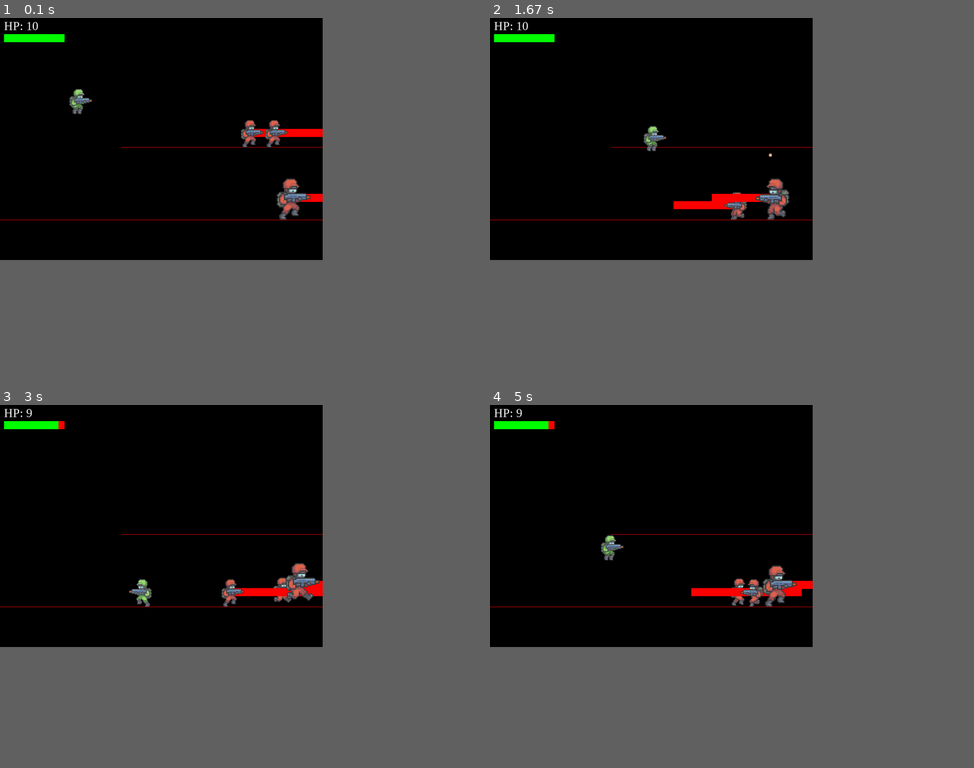
Above: before the commit, frames 1-4 (two rows, left to right).
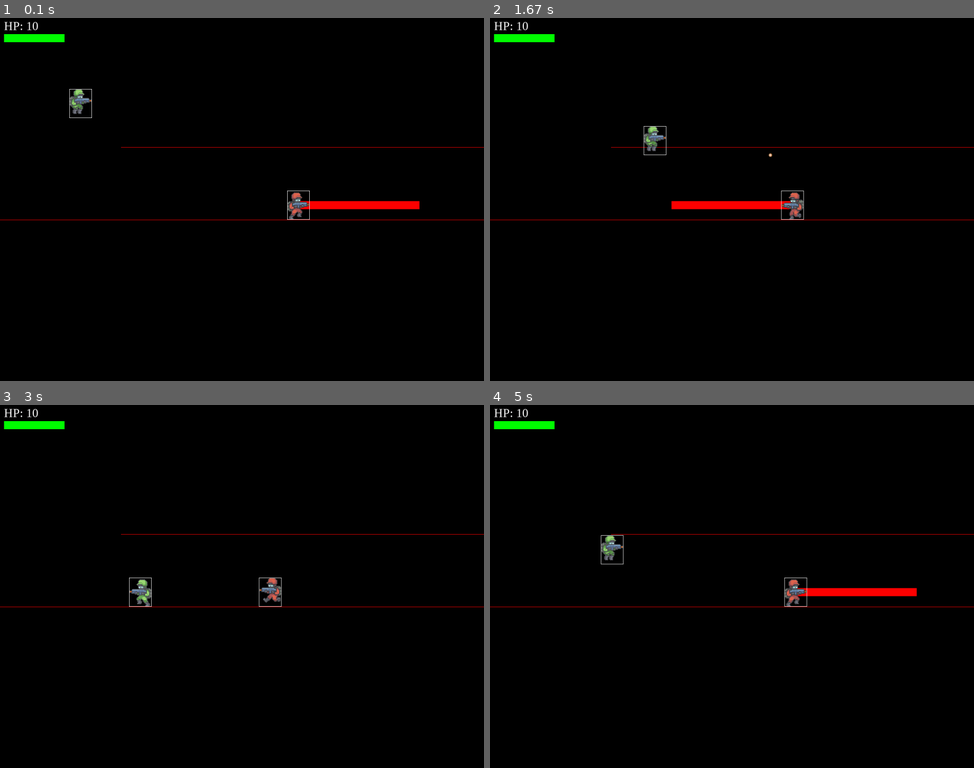
Above: after the commit, the same moments.

Repository: alfrooster/pygame-project
Game: pygame game, started from main.py
Two runs of this game, one before a commit and one after it. Both use one fixed random seed, a clock stepped at 60 frames per second and the inputs below.
Inputs (mouse positions are in pixels of both pictures, inside the frame that each line leads up to):
- Up to frame 1 (0.1 s): no input
- Up to frame 2 (1.67 s): click (732, 199) at 0.38 s; hold D 0.67-1.13 s; tap Space at 0.73, 1.03, 1.57 s; click (886, 188) at 1.22 s; hold W from 1.5 s (still down)
- Up to frame 3 (3 s): release W at 1.8 s; hold D 1.83-2.3 s; tap Space at 1.9, 2.2, 2.4, 2.7, 2.97 s; hold A 2.33-2.87 s; hold A from 2.9 s (still down)
- Up to frame 4 (5 s): tap Space at 3.27, 3.8, 4.1, 4.47, 4.77, 4.97 s; release A at 3.3 s; hold D 3.73-4.37 s; hold A 4.4-4.87 s; hold D from 4.9 s (still down)
The window is 600x450 before the commit and 900x675 after it. Grey fills any space a smaller window leaves; there, only what the larger window draws over its background counts as a difference.

The runs differ from the first frame. In frame 1, 1.8% of the frame differs, in the area x 14-100%, y 19-56%; in frame 2, 1.2%; in frame 3, 1.3%; in frame 4, 2.0%, in the area x 5-100%, y 1-56%.

Commit message:
melee attack

Diff:
--- a/main.py
+++ b/main.py
@@ -1,10 +1,11 @@
 import pygame
 import os
 import random
+import csv
 
 pygame.init()
 
-SCREEN_WIDTH = 800
+SCREEN_WIDTH = 1200
 SCREEN_HEIGHT = int(SCREEN_WIDTH * 0.75)
 
 screen = pygame.display.set_mode((SCREEN_WIDTH, SCREEN_HEIGHT))
@@ -20,6 +21,7 @@
 COLS = 150
 TILE_SIZE = SCREEN_HEIGHT // ROWS
 TILE_TYPES = 21
+level = 1
 
 #define player action variables
 moving_left = False
@@ -55,8 +57,6 @@
         self.char_type = char_type
         self.speed = speed
         self.shoot_cooldown = 0
-        self.vomit_cooldown = 0
-        self.melee_cooldown = 0
         self.health = health
         self.max_health = self.health
         self.direction = 1
@@ -70,9 +70,15 @@
         self.update_time = pygame.time.get_ticks()
         #ai specific variables
         self.move_counter = 0
-        self.vision = pygame.Rect(0, 0, 150, 20)
+        self.vision = pygame.Rect(0, 0, 300, 20)
+        if char_type == "big_monster":
+            self.punch = pygame.Rect(0, 0, 100, 70)
+        else:
+            self.punch = pygame.Rect(0, 0, 70, 70)
         self.idling = False
         self.idling_counter = 0
+        self.vomit_cooldown = 0
+        self.melee_cooldown = 0
 
         #load all images for the players
         animation_types = ['Idle', 'Run', 'Jump', 'Death', 'Attack']
@@ -151,13 +157,21 @@
             bullet_group.add(bullet)
 
     def vomit(self):
-        if self.vomit_cooldown == 0:
-            self.vomit_cooldown = 200
-            projectile = Projectile(self.rect.centerx + (0.6 * self.rect.size[0] * -self.direction), self.rect.centery - 5, self.direction)
-            projectile_group.add(projectile)
-            self.update_action(4)
-
-    #def melee(self):
+        self.vomit_cooldown = 200
+        projectile = Projectile(self.rect.centerx + (0.6 * self.rect.size[0] * self.direction), self.rect.centery - 5, self.direction)
+        projectile_group.add(projectile)
+        self.update_action(4)
+
+    def melee(self):
+        self.melee_cooldown = 100
+        pygame.draw.rect(screen, RED, self.punch)
+        #if player rect collides with punch rect, lower player health
+        if self.punch.colliderect(player.rect):
+            if player.alive:
+                if self.char_type == "big_monster":
+                    player.health -= 3
+                else:
+                    player.health -= 1
 
 
     def ai(self):
@@ -170,11 +184,33 @@
             #check if the ai is near the player
             if self.vision.colliderect(player.rect):
                 #stop running and face the player
-                self.update_action(4)#4: attack
                 if self.char_type == "ranged_monster":
-                    self.vomit()
-                #else:
-                    #self.melee()
+                    if self.vomit_cooldown == 0:
+                        self.update_action(4)#4: attack
+                        #choose which frame of the animation the attack activates
+                        if self.frame_index == 2:
+                            self.vomit()
+                    else:
+                        self.update_action(0)
+                else:
+                    #run toward player and melee, when in range
+                    self.punch.center = (self.rect.centerx + 35 * self.direction, self.rect.centery)
+                    if self.punch.colliderect(player.rect):
+                        if self.melee_cooldown == 0:
+                            self.update_action(4)#4: attack
+                            #choose which frame of the animation the attack activates
+                            if self.frame_index == 2:
+                                self.melee()
+                        else:
+                            self.update_action(0)
+                    else:
+                        if self.direction == 1:
+                            ai_moving_right = True
+                        else:
+                            ai_moving_right = False
+                        ai_moving_left = not ai_moving_right
+                        self.move(ai_moving_left, ai_moving_right)
+                        self.update_action(1)#1: run
             else:
                 if self.idling == False:
                     if self.direction == 1:
@@ -186,7 +222,7 @@
                     self.update_action(1)#1: run
                     self.move_counter += 1
                     #update ai vision as the enemy moves
-                    self.vision.center = (self.rect.centerx + 75 * self.direction, self.rect.centery)
+                    self.vision.center = (self.rect.centerx + 150 * self.direction, self.rect.centery)
                     pygame.draw.rect(screen, RED, self.vision)
 
                     if self.move_counter > TILE_SIZE:
@@ -234,6 +270,7 @@
 
     def draw(self):
         screen.blit(pygame.transform.flip(self.img, self.flip, False), self.rect)
+        pygame.draw.rect(screen, WHITE, self.rect, 1)
 
 
 class HealthBar():
@@ -306,11 +343,11 @@
 player = Creature("player", 200, 200, 2, 5, 10)
 health_bar = HealthBar(10, 40, player.health, player.health)
 
-enemy = Creature("reg_monster", 600, 266, 2, 2, 10)
-enemy2 = Creature("ranged_monster", 650, 266, 2, 4, 10)
-enemy3 = Creature("big_monster", 720, 446, 3, 1, 20)
-enemy_group.add(enemy)
-enemy_group.add(enemy2)
+#enemy = Creature("reg_monster", 600, 266, 2, 2, 10)
+#enemy2 = Creature("ranged_monster", 650, 266, 2, 4, 10)
+enemy3 = Creature("big_monster", 720, 446, 2, 1, 20)
+#enemy_group.add(enemy)
+#enemy_group.add(enemy2)
 enemy_group.add(enemy3)
 
 
@@ -331,21 +368,12 @@
         enemy.ai()
         enemy.update()
         enemy.draw()
-
-    #rect viz
-    #pygame.draw.rect(screen, WHITE, player.rect, 1)
 
     #update and draw groups
     bullet_group.update()
     projectile_group.update()
     bullet_group.draw(screen)
     projectile_group.draw(screen)
-
-    #if big_monster.melee_cooldown == 0 and pygame.sprite.spritecollideany(player, big_monster):
-                #big_monster.melee_cooldown = 100
-                #if player.alive:
-                 #   player.health -= 10
-                #big_monster.update_action(4)
 
     #update player actions
     if player.alive:
